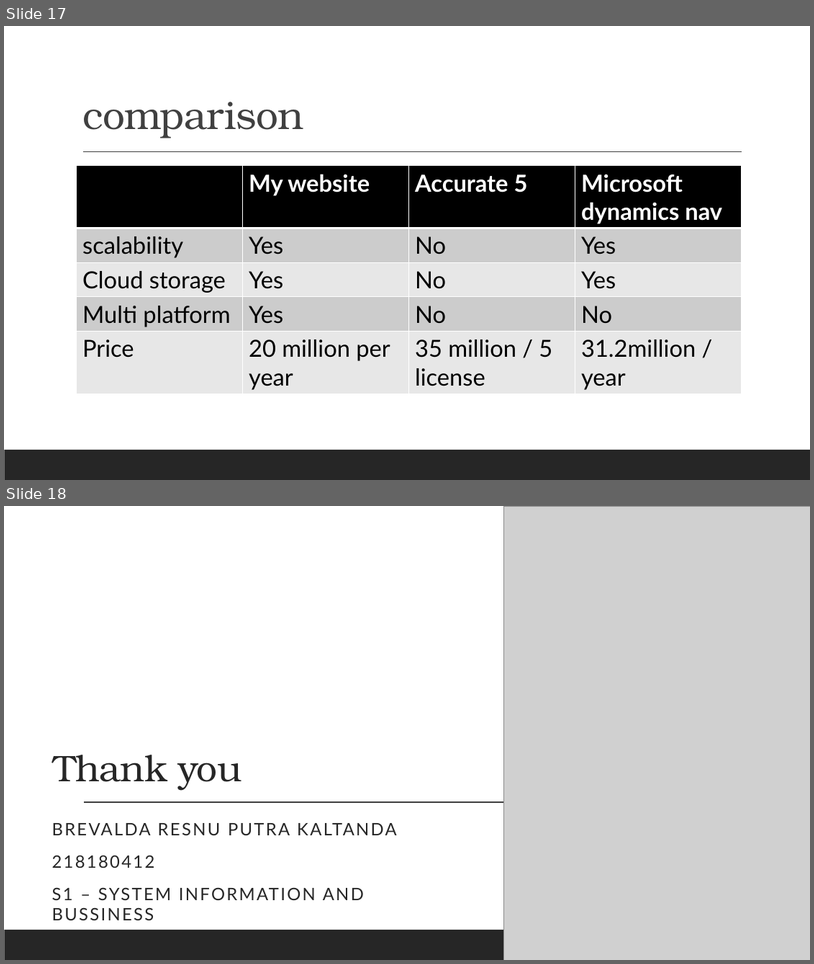
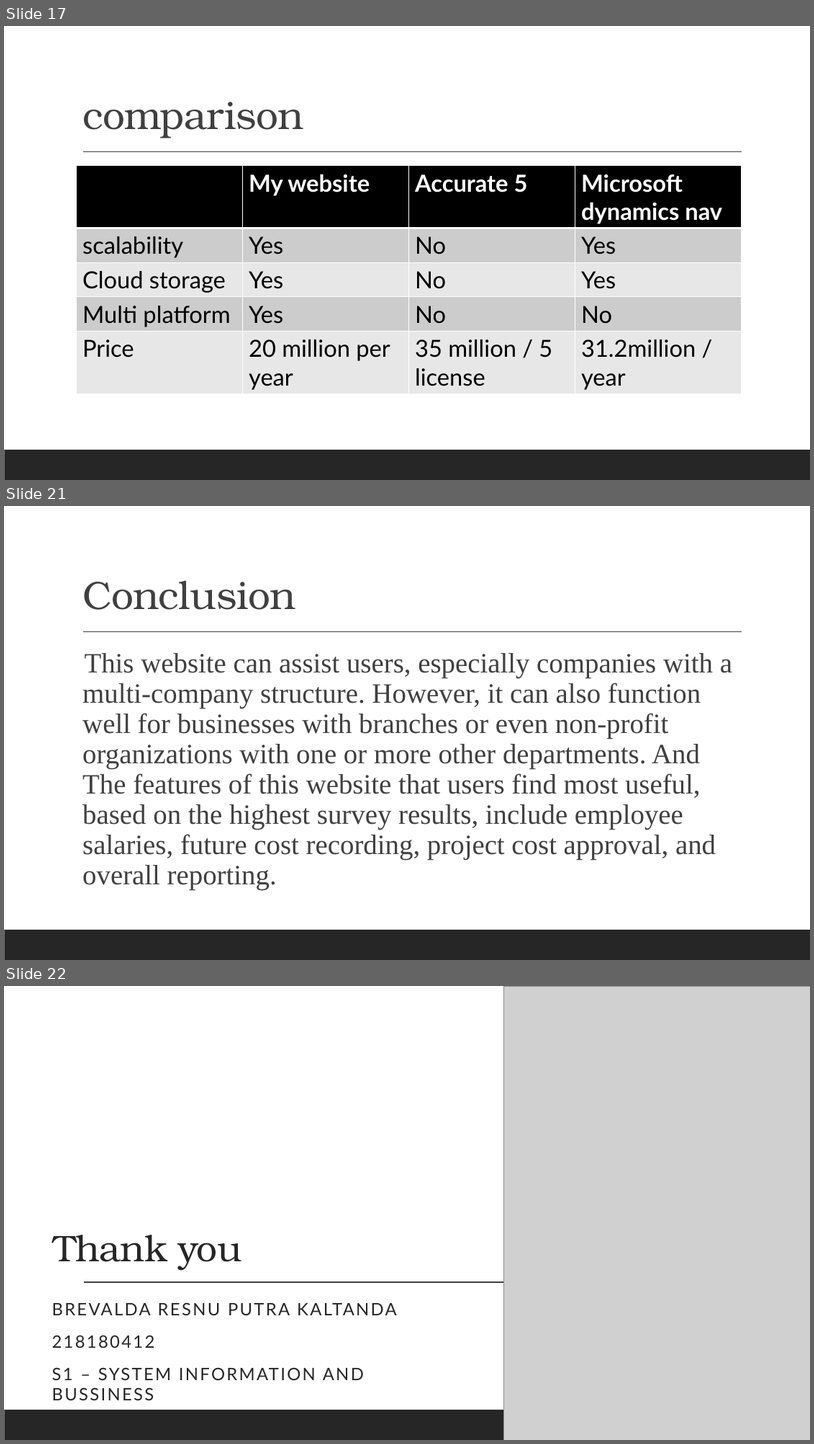
Before and after one commit to Brevalda1/financebrevaldabaru, a slide deck: perbaikanONLINE COMPANY EXPENSE RECORDING WEBSITE BASED ON MULTI-COMPANY.pptx. Shown one above the other, each under a label of ours: slides 17 and 18 before the commit, slides 17, 21 and 22 after it; the slides between them are not shown. The pictures are 814x964 and 814x1444 pixels, drawn with LibreOffice and Linux fonts; fonts in the diff are those of the drawing; grey boxes stand for pictures. Boxes give left, top, right and bottom in pixels: in the first picture for what was removed or moved away, otherwise in the second. Text is boxed around its words. In the diff, an @@ line names an element or a change of style, - is before the commit and + after.

Commit message:
ppt

```diff
--- a/perbaikanONLINE COMPANY EXPENSE RECORDING WEBSITE BASED ON MULTI-COMPANY.pptx
+++ b/perbaikanONLINE COMPANY EXPENSE RECORDING WEBSITE BASED ON MULTI-COMPANY.pptx
@@ slide 21 added at (4,506,810,960), background #FFFFFF; not listed: 2 template elements that a slide beside it also shows @@
@@ title added at (82,580,296,610), 47 pt, text #404040 @@
+Conclusion
@@ text added at (82,653,733,890), 33.3 pt, text #404040 @@
+  This website can assist users, especially companies with a multi-company structure. However, it can also function well for businesses with branches or even non-profit organizations with one or more other departments. And The features of this website that users find most useful, based on the highest survey results, include employee salaries, future cost recording, project cost approval, and overall reporting.
@@ what was slide 18 is now slide 22 @@
```
Also in this commit, not shown: 3 other slides added.
